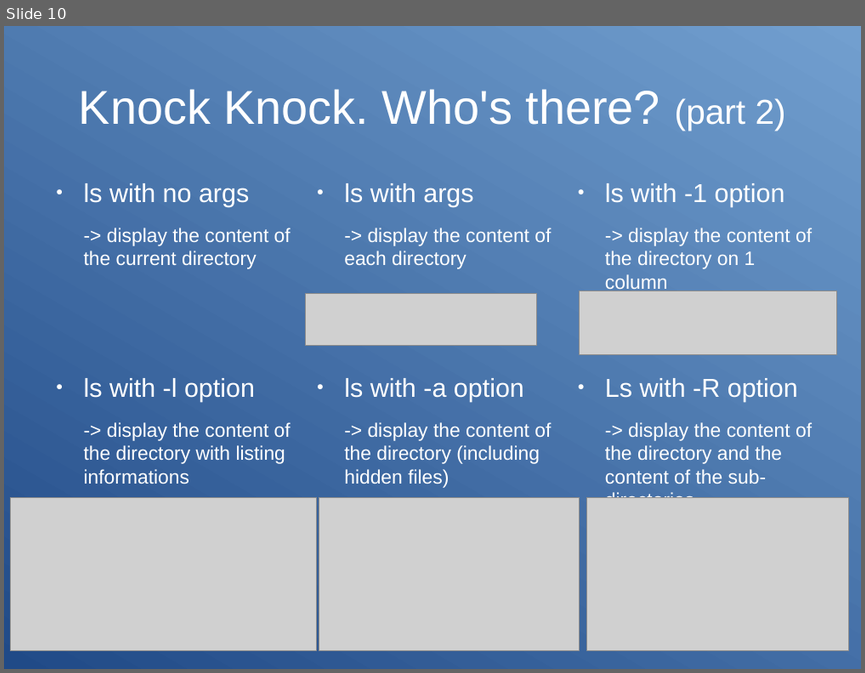
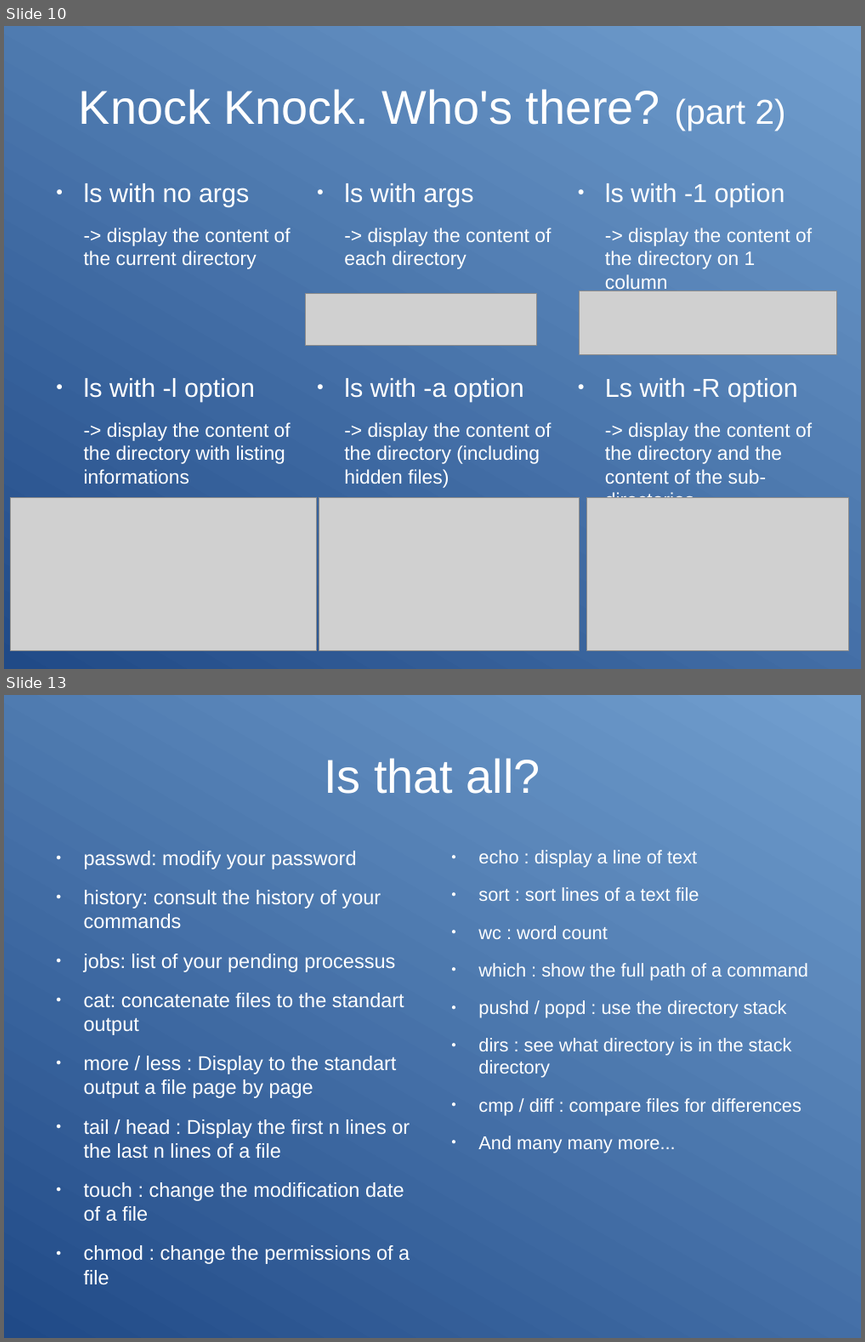
Before and after one commit to Clibre/An-introduction-to-bash, a slide deck: presentation.odp. Shown one above the other, each under a label of ours: slide 10 before the commit, slides 10 and 13 after it; the slides between them are not shown. The pictures are 865x673 and 865x1342 pixels, drawn with LibreOffice and Linux fonts; fonts in the diff are those of the drawing; grey boxes stand for pictures. Boxes give left, top, right and bottom in pixels: in the first picture for what was removed or moved away, otherwise in the second. Text is boxed around its words. In the diff, an @@ line names an element or a change of style, - is before the commit and + after.

Commit message:
basic commands: done.

```diff
--- a/presentation.odp
+++ b/presentation.odp
@@ slide 13 added at (4,695,861,1338), background gradient #204A87 to #729FCF @@
@@ title added at (324,758,540,794), 44 pt, text #FFFFFF @@
+Is that all?
@@ text added at (84,851,409,1285), 18.5 pt, text #FFFFFF @@
+● passwd: modify your password
+● history: consult the history of your commands
+● jobs: list of your pending processus
+● cat: concatenate files to the standart output
+● more / less : Display to the standart output a file page by page
+● tail / head : Display the first n lines or the last n lines of a file
+● touch : change the modification date of a file
+● chmod : change the permissions of a file
@@ text added at (478,850,808,1152), 17.2 pt, text #FFFFFF @@
+● echo : display a line of text
+● sort : sort lines of a text file
+● wc : word count
+● which : show the full path of a command
+● pushd / popd : use the directory stack
+● dirs : see what directory is in the stack directory
+● cmp / diff : compare files for differences
+● And many many more...
```
Also in this commit, not shown: 6 slides changed, 3 other slides added, 5 other files.
